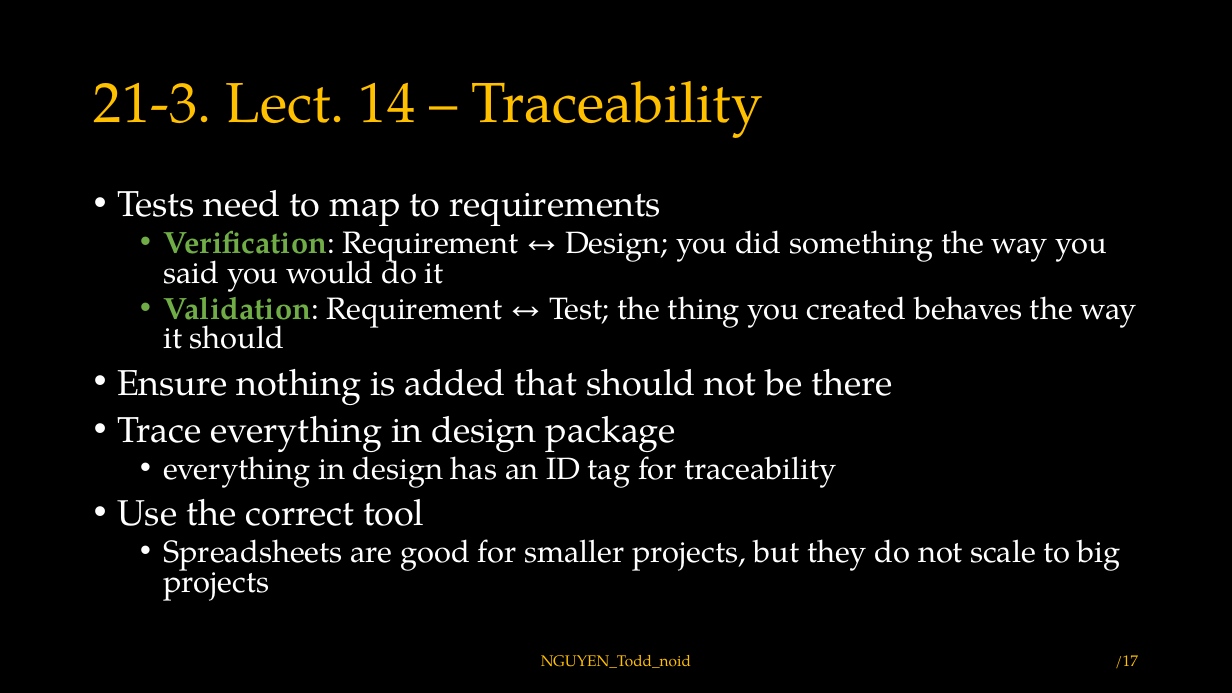
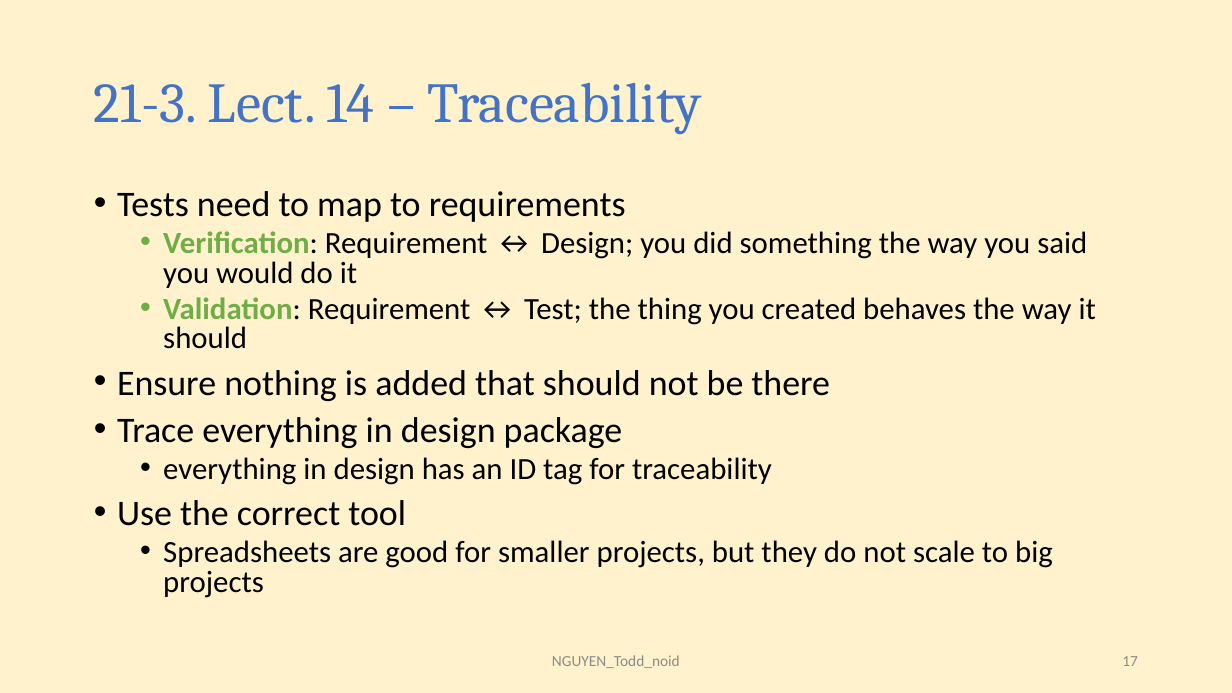
Before and after one commit to toddnguyen-gf/embedded-training, a slide deck: slide 17 of ece-18-642/lec-20-to-24/hw21/HW21_NGUYEN_Todd_noid.pptx. Drawn at 1232x693 pixels with LibreOffice and Linux fonts; fonts in the diff are those of the drawing. Boxes give left, top, right and bottom in pixels: in the first picture for what was removed or moved away, otherwise in the second. Text is boxed around its words. In the diff, an @@ line names an element or a change of style, - is before the commit and + after.

```diff
--- a/ece-18-642/lec-20-to-24/hw21/HW21_NGUYEN_Todd_noid.pptx
+++ b/ece-18-642/lec-20-to-24/hw21/HW21_NGUYEN_Todd_noid.pptx
@@ background #000000 to #FFF2CC @@
@@ title "21-3. Lect. 14 – Traceability" at <box>94,83,702,134</box>: font TeX Gyre Pagella to Cambria, text colour #FFC000 to #4472C4 @@
@@ text "Tests need to map to ..." at <box>117,191,1096,598</box>: font TeX Gyre Pagella to Calibri, text colour #FFFFFF to #000000 @@
@@ text "NGUYEN_Todd_noid" at <box>552,655,680,668</box>: font TeX Gyre Pagella to Calibri, text colour #FFC000 to #8C8C8C @@
@@ page number at <box>1122,656,1138,666</box>: text changed; font TeX Gyre Pagella to Calibri; text colour #FFC000 to #8C8C8C @@
-/17
+17
```
Also in this commit, not shown: 18 other slides changed, 3 slides added.
